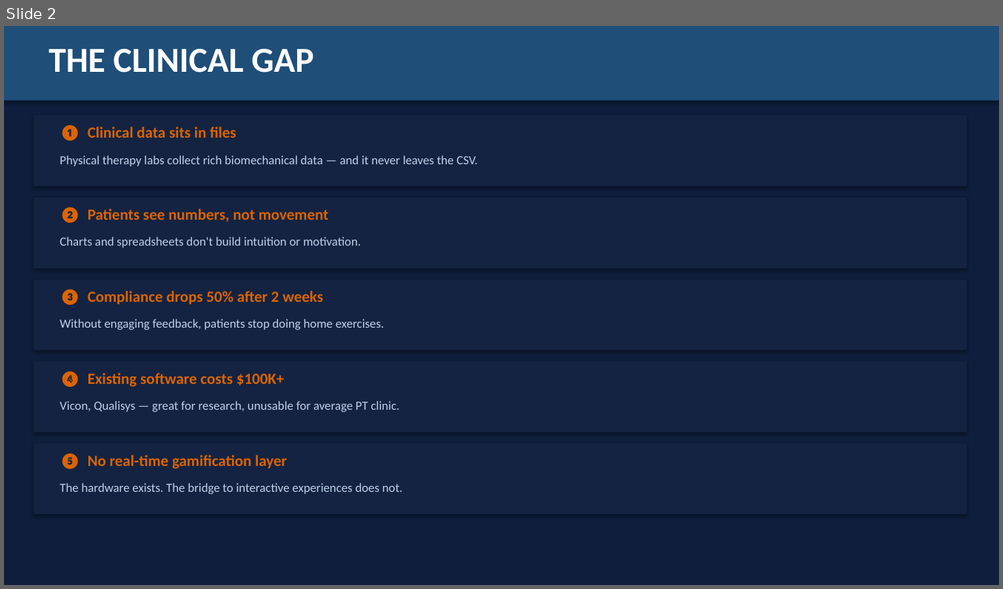
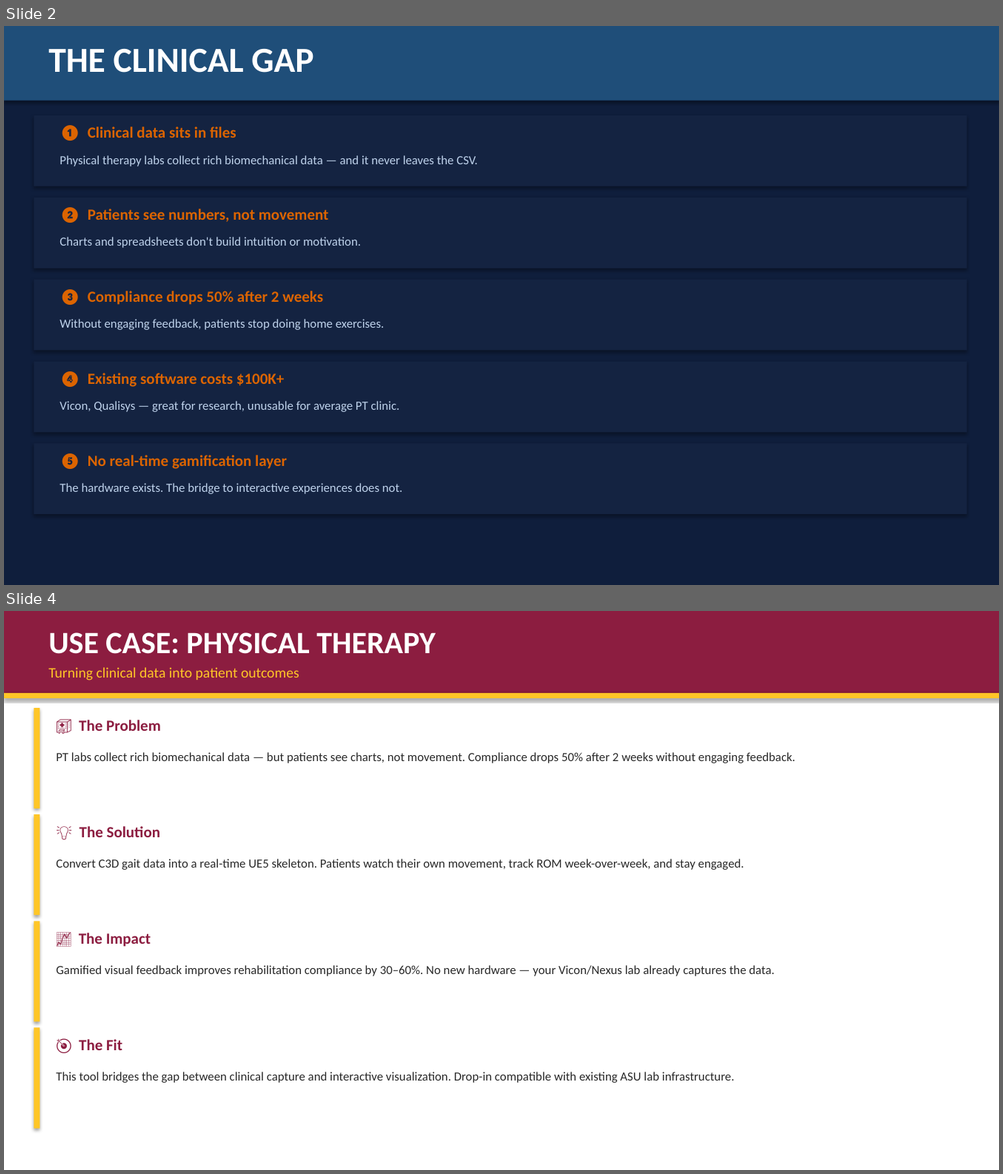
Before and after one commit to BetterCodeGoblin/portfolio, a slide deck: C3D-FBX-ASU-Presentation.pptx. Shown one above the other, each under a label of ours: slide 2 before the commit, slides 2 and 4 after it; the slides between them are not shown. The pictures are 1003x589 and 1003x1174 pixels, drawn with LibreOffice and Linux fonts; fonts in the diff are those of the drawing. Boxes give left, top, right and bottom in pixels: in the first picture for what was removed or moved away, otherwise in the second. Text is boxed around its words. In the diff, an @@ line names an element or a change of style, - is before the commit and + after.

Commit message:
Use-case slides: ASU brand colors (maroon header, gold accent, white bg)

```diff
--- a/C3D-FBX-ASU-Presentation.pptx
+++ b/C3D-FBX-ASU-Presentation.pptx
@@ slide 4 added at (4, 611, 999, 1170), background #FFFFFF @@
@@ rectangle added at (4, 611, 999, 1170), fill #FFFFFF @@
@@ rectangle added at (4, 611, 999, 693), fill #8C1D40 @@
@@ text added at (48, 632, 435, 654), 30 pt, text #FFFFFF, bold @@
+USE CASE: PHYSICAL THERAPY
@@ text added at (48, 667, 299, 681), 14 pt, text #FFC627 @@
+Turning clinical data into patient outcomes
@@ rectangle added at (4, 693, 999, 698), fill #FFC627 @@
@@ rectangle added at (34, 708, 40, 809), fill #FFC627 @@
@@ text added at (79, 720, 161, 731), 15 pt, text #8C1D40, bold @@
+🏥 The Problem
@@ text added at (56, 752, 795, 763), 12 pt, text #282828 @@
+PT labs collect rich biomechanical data — but patients see charts, not movement. Compliance drops 50% after 2 weeks without engaging feedback.
@@ rectangle added at (34, 815, 40, 915), fill #FFC627 @@
@@ text added at (79, 826, 160, 837), 15 pt, text #8C1D40, bold @@
+💡 The Solution
@@ text added at (56, 859, 744, 870), 12 pt, text #282828 @@
+Convert C3D gait data into a real-time UE5 skeleton. Patients watch their own movement, track ROM week-over-week, and stay engaged.
@@ rectangle added at (34, 921, 40, 1022), fill #FFC627 @@
@@ text added at (79, 933, 151, 947), 15 pt, text #8C1D40, bold @@
+📈 The Impact
@@ text added at (56, 965, 774, 977), 12 pt, text #282828 @@
+Gamified visual feedback improves rehabilitation compliance by 30–60%. No new hardware — your Vicon/Nexus lab already captures the data.
@@ rectangle added at (34, 1028, 40, 1129), fill #FFC627 @@
@@ text added at (79, 1039, 122, 1051), 15 pt, text #8C1D40, bold @@
+🎯 The Fit
@@ text added at (56, 1072, 734, 1083), 12 pt, text #282828 @@
+This tool bridges the gap between clinical capture and interactive visualization. Drop-in compatible with existing ASU lab infrastructure.
```
Also in this commit, not shown: 1 slide changed, 1 slide removed.
